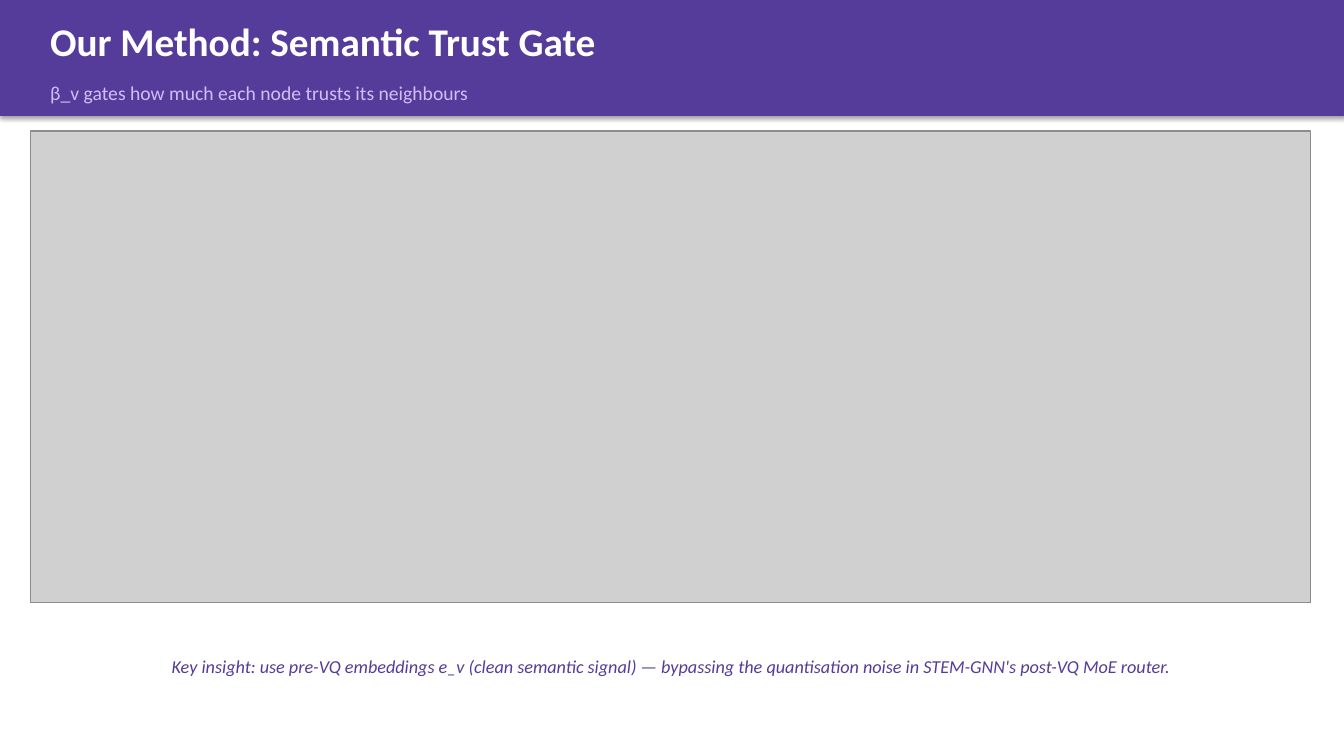
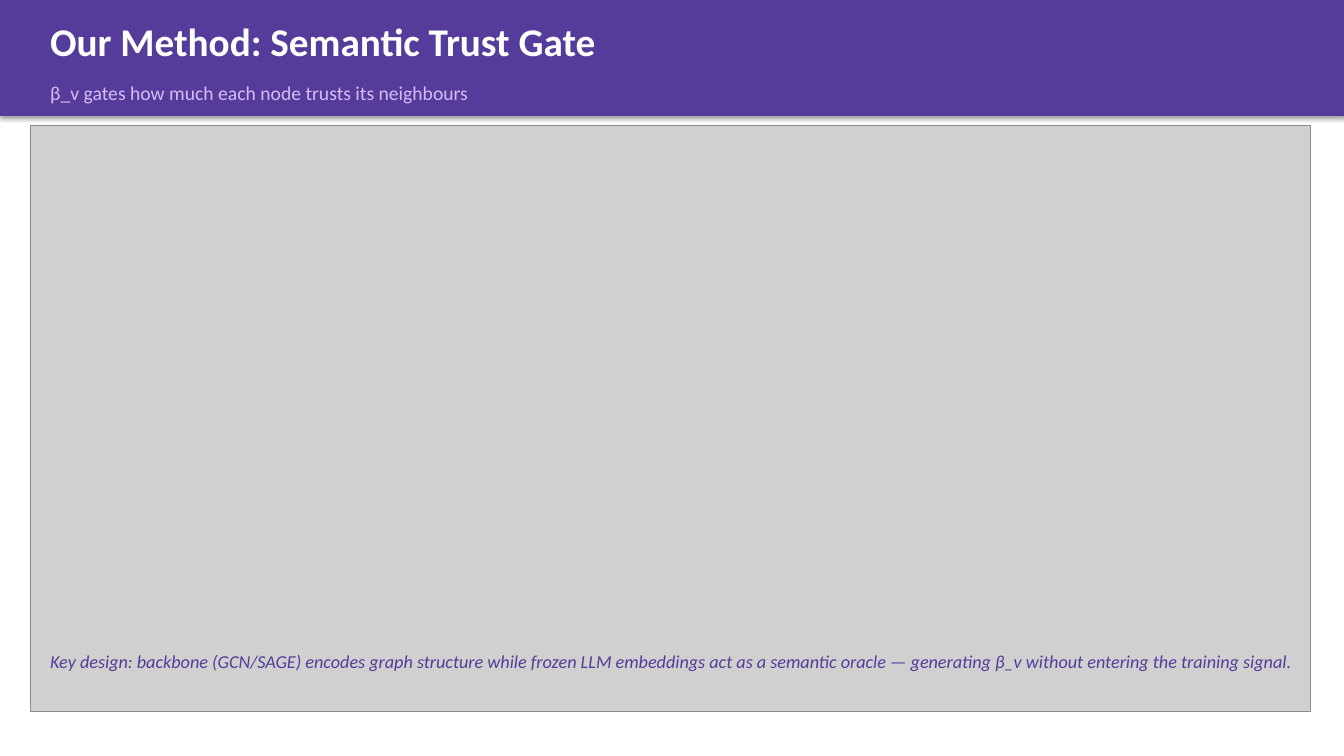
Before and after one commit to LuisMend12/STEM-GNN, a slide deck: slide 4 of slides/trust_gate_deck.pptx. Drawn at 1344x756 pixels with LibreOffice and Linux fonts; fonts in the diff are those of the drawing; grey boxes stand for pictures. Boxes give left, top, right and bottom in pixels: in the first picture for what was removed or moved away, otherwise in the second. Text is boxed around its words. In the diff, an @@ line names an element or a change of style, - is before the commit and + after.

```diff
--- a/slides/trust_gate_deck.pptx
+++ b/slides/trust_gate_deck.pptx
@@ picture: place and size @@
-picture at [30, 131, 1311, 603]
+picture at [30, 126, 1311, 712]
@@ text at [50, 655, 1291, 671]: text changed @@
-Key insight: use pre-VQ embeddings e_v (clean semantic signal) — bypassing the quantisation noise in STEM-GNN's post-VQ MoE router.
+Key design: backbone (GCN/SAGE) encodes graph structure while frozen LLM embeddings act as a semantic oracle — generating β_v without entering the training signal.
```
Also in this commit, not shown: 1 slide added, 21 other files.
